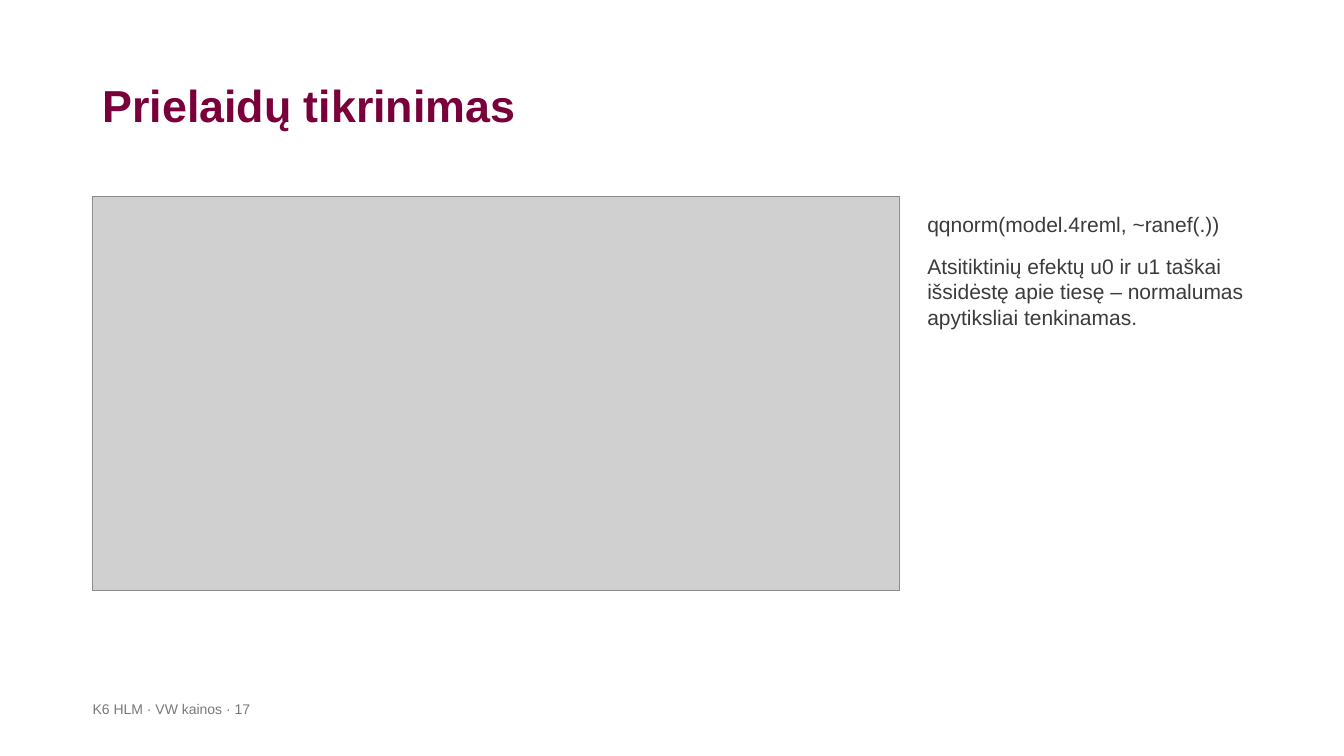
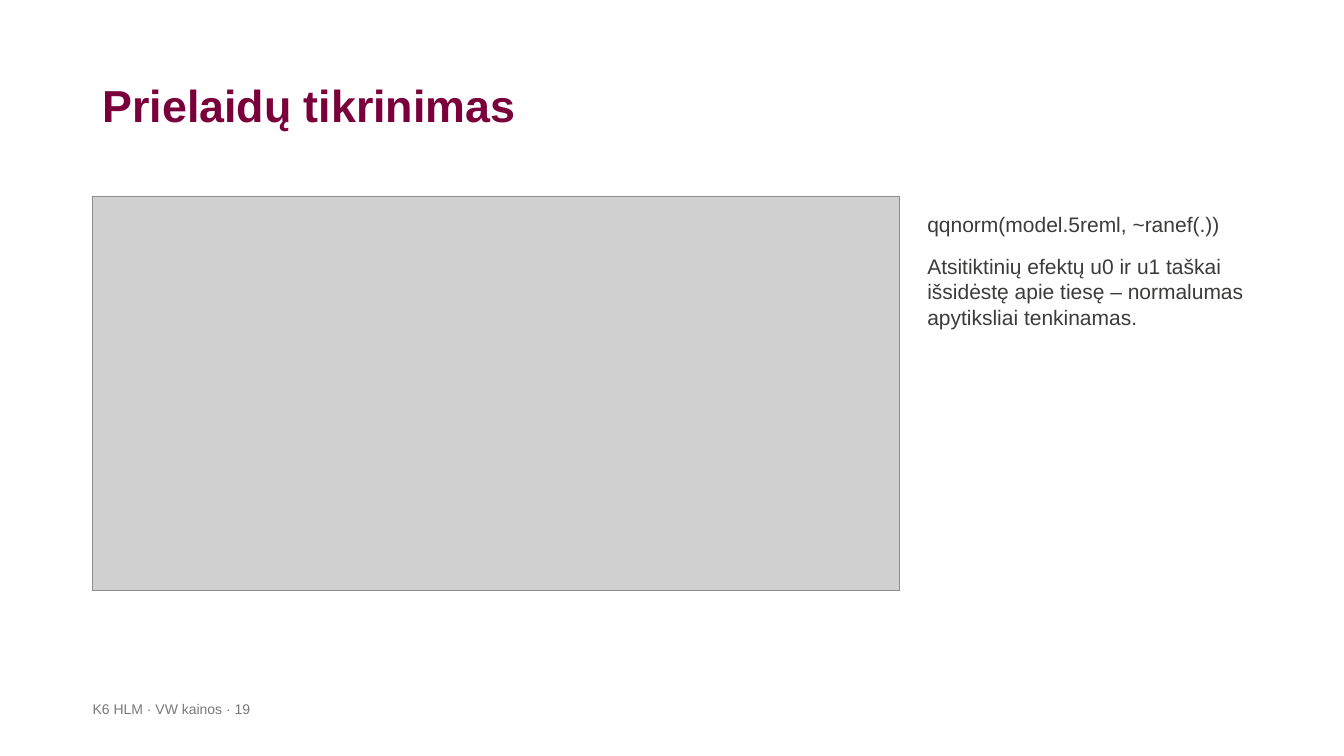
Before and after one commit to LidijaPu/K6, a slide deck: slide 19 of K6_HLM_VW_pristatymas-2.pptx (slide 17 before the commit). Drawn at 1344x756 pixels with LibreOffice and Linux fonts; fonts in the diff are those of the drawing; grey boxes stand for pictures; background and template pictures are left out. Boxes give left, top, right and bottom in pixels: in the first picture for what was removed or moved away, otherwise in the second. Text is boxed around its words. In the diff, an @@ line names an element or a change of style, - is before the commit and + after.

```diff
--- a/K6_HLM_VW_pristatymas-2.pptx
+++ b/K6_HLM_VW_pristatymas-2.pptx
@@ text at [927, 216, 1220, 237]: text changed @@
-qqnorm(model.4reml, ~ranef(.))
+qqnorm(model.5reml, ~ranef(.))
@@ text at [93, 704, 251, 714]: text changed @@
-K6 HLM · VW kainos · 17
+K6 HLM · VW kainos · 19
```
Also in this commit, not shown: 7 other slides changed, 2 slides added, 4 other files.
